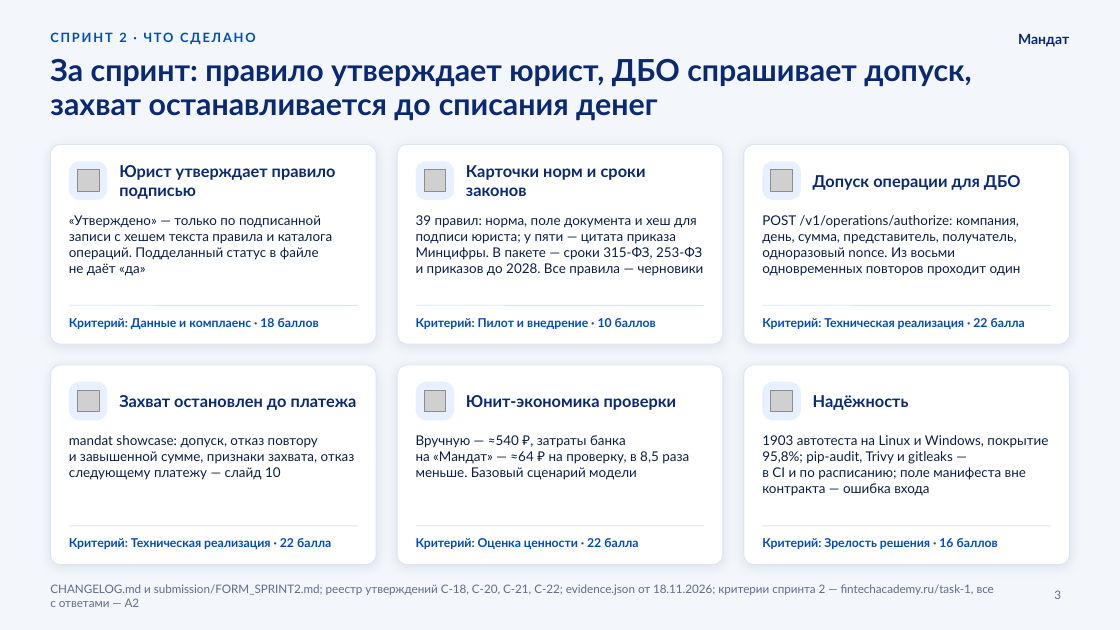
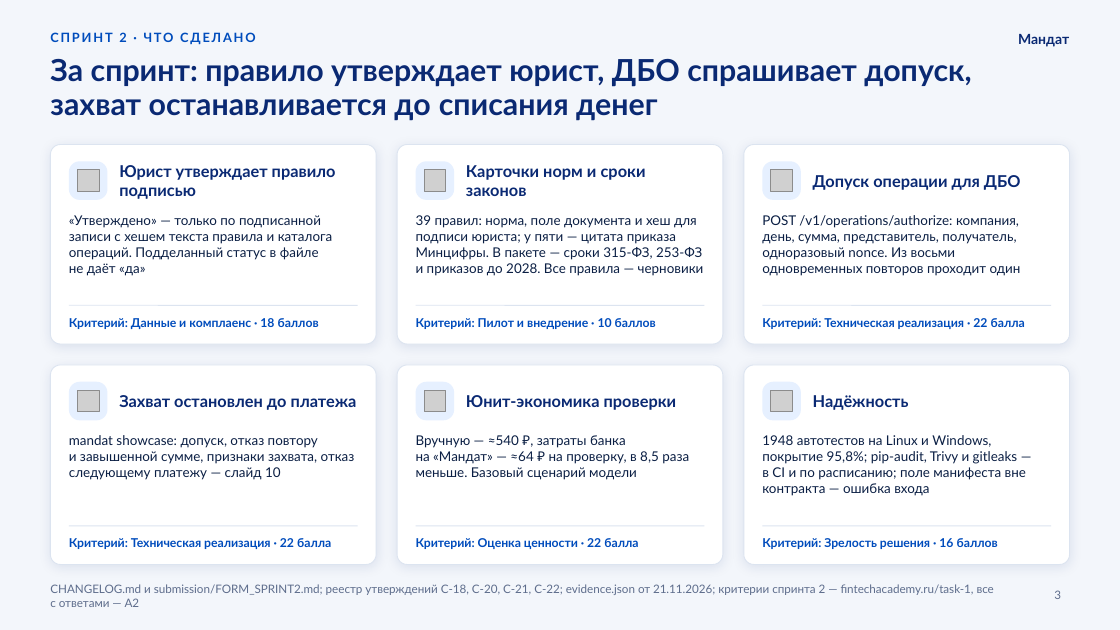
Before and after one commit to KonkovDV/Mandat, a slide deck: slide 3 of submission/slides/Mandat_VTB.pptx. Drawn at 1120x630 pixels with LibreOffice and Linux fonts; fonts in the diff are those of the drawing; grey boxes stand for pictures; background and template pictures are left out. Boxes give left, top, right and bottom in pixels: in the first picture for what was removed or moved away, otherwise in the second. Text is boxed around its words. In the diff, an @@ line names an element or a change of style, - is before the commit and + after.

```diff
--- a/submission/slides/Mandat_VTB.pptx
+++ b/submission/slides/Mandat_VTB.pptx
@@ text at (762, 435, 1026, 496): text changed @@
-1903 автотеста на Linux и Windows, покрытие 95,8%; pip-audit, Trivy и gitleaks — в CI и по расписанию; поле манифеста вне контракта — ошибка входа
+1948 автотестов на Linux и Windows, покрытие 95,8%; pip-audit, Trivy и gitleaks — в CI и по расписанию; поле манифеста вне контракта — ошибка входа
@@ text at (50, 584, 994, 607): text changed @@
-CHANGELOG.md и submission/FORM_SPRINT2.md; реестр утверждений C‑18, C‑20, C‑21, C‑22; evidence.json от 18.11.2026; критерии спринта 2 — fintechacademy.ru/task-1, все с ответами — A2
+CHANGELOG.md и submission/FORM_SPRINT2.md; реестр утверждений C‑18, C‑20, C‑21, C‑22; evidence.json от 21.11.2026; критерии спринта 2 — fintechacademy.ru/task-1, все с ответами — A2
```
Also in this commit, not shown: 11 other slides changed, 9 other files.
